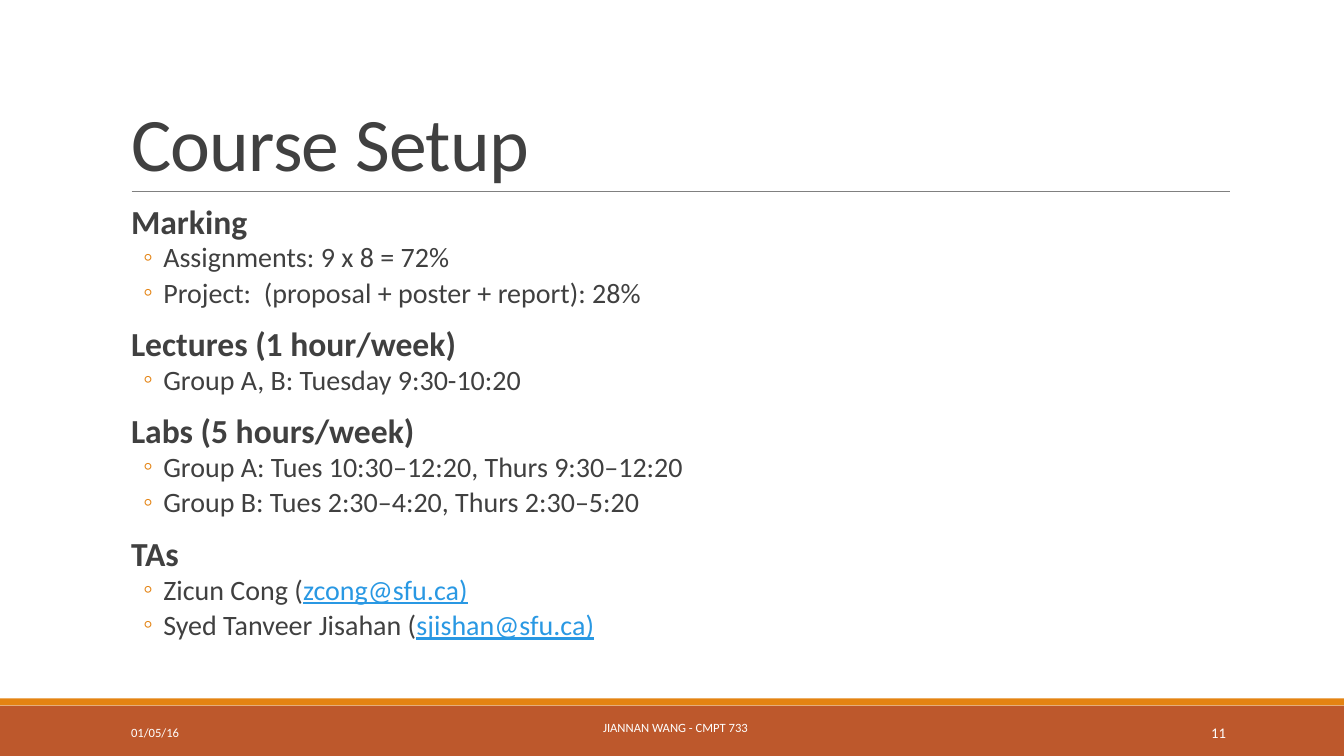
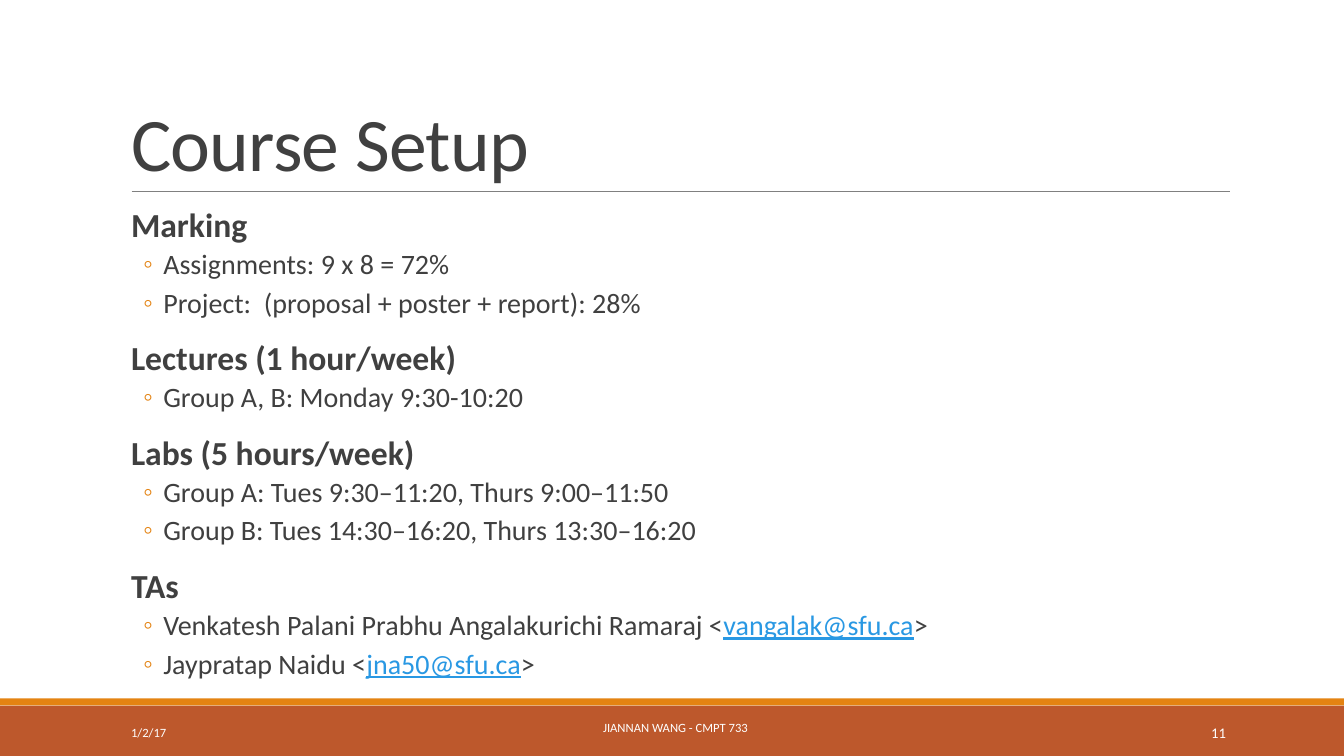
Before and after one commit to ZhensongQian/cmpt733, a slide deck: slide 11 of Lectures/Lec1/lec1-1.pptx. Drawn at 1344x756 pixels with LibreOffice and Linux fonts; fonts in the diff are those of the drawing. Boxes give left, top, right and bottom in pixels: in the first picture for what was removed or moved away, otherwise in the second. Text is boxed around its words. In the diff, an @@ line names an element or a change of style, - is before the commit and + after.

```diff
--- a/Lectures/Lec1/lec1-1.pptx
+++ b/Lectures/Lec1/lec1-1.pptx
@@ text at (x1=131, y1=213, x2=640, y2=599): line spacing 0.8 to 0.9 @@
@@ text at (x1=163, y1=387, x2=523, y2=412): text changed @@
-  ◦ Group A, B: Tuesday 9:30-10:20
+  ◦ Group A, B: Monday 9:30-10:20
@@ text at (x1=163, y1=482, x2=695, y2=545): text changed @@
-  ◦ Group A: Tues 10:30–12:20, Thurs 9:30–12:20
-  ◦ Group B: Tues 2:30–4:20, Thurs 2:30–5:20
+  ◦ Group A: Tues 9:30–11:20, Thurs 9:00–11:50
+  ◦ Group B: Tues 14:30–16:20, Thurs 13:30–16:20
@@ text at (x1=163, y1=615, x2=928, y2=679): text changed @@
-  ◦ Zicun Cong (zcong@sfu.ca)
-  ◦ Syed Tanveer Jisahan (sjishan@sfu.ca)
+  ◦ Venkatesh Palani Prabhu Angalakurichi Ramaraj <vangalak@sfu.ca>
+  ◦ Jaypratap Naidu <jna50@sfu.ca>
@@ text at (x1=131, y1=728, x2=166, y2=738): text changed @@
-01/05/16
+1/2/17
```
Also in this commit, not shown: 10 other slides changed, 2 other files.
